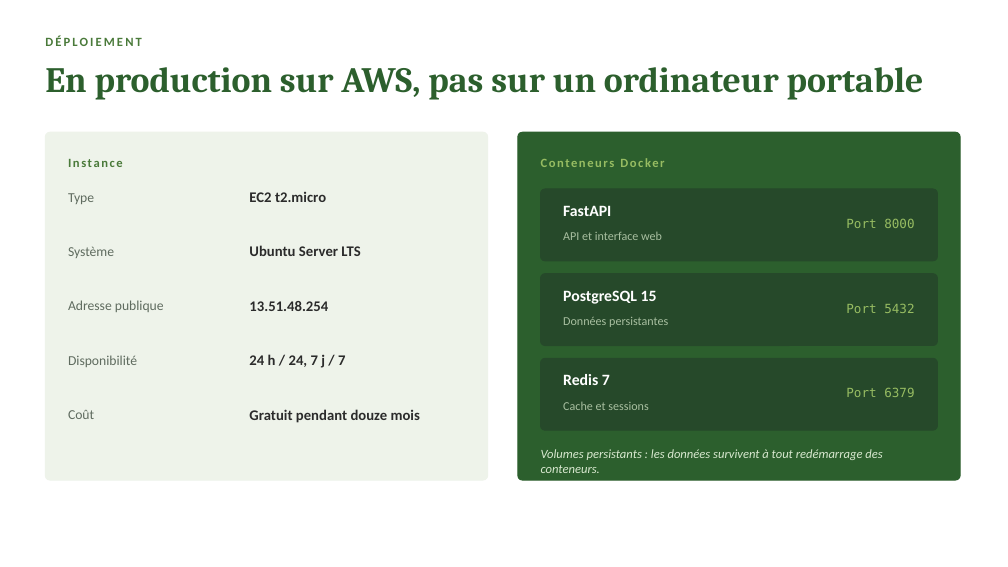
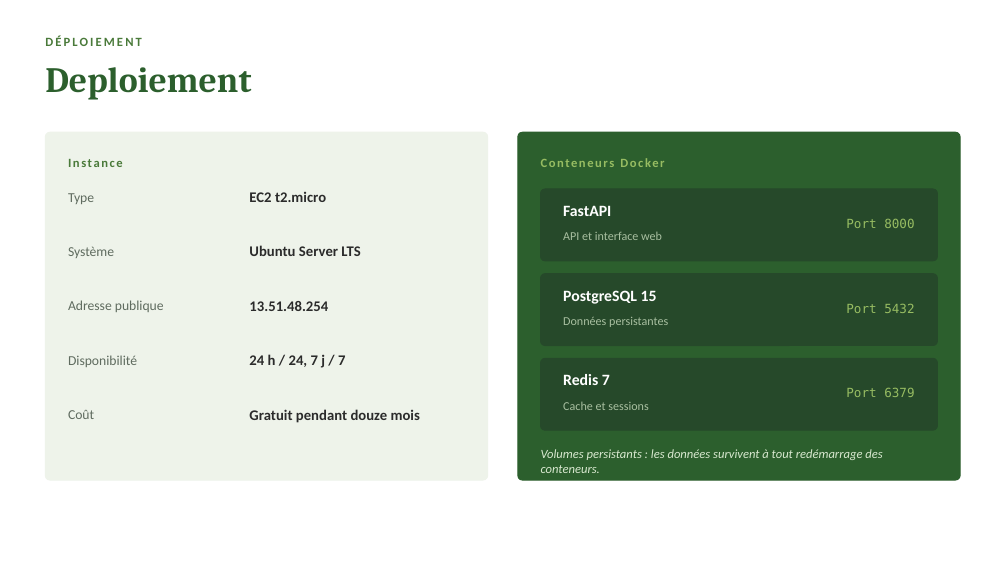
Before and after one commit to Antonito35/diagnositique-plante, a slide deck: slide 12 of SOUTENANCE.pptx. Drawn at 1008x567 pixels with LibreOffice and Linux fonts; fonts in the diff are those of the drawing. Boxes give left, top, right and bottom in pixels: in the first picture for what was removed or moved away, otherwise in the second. Text is boxed around its words. In the diff, an @@ line names an element or a change of style, - is before the commit and + after.

```diff
--- a/SOUTENANCE.pptx
+++ b/SOUTENANCE.pptx
@@ text at (45, 67, 251, 100): text changed @@
-En production sur AWS, pas sur un ordinateur portable
+Deploiement
```
Also in this commit, not shown: 13 other slides changed, 1 slide added, 2 slides removed.
